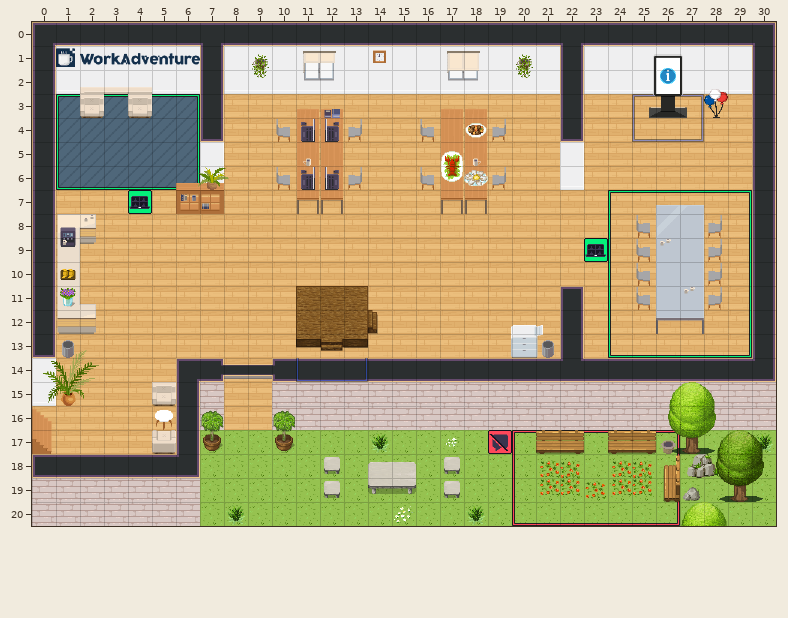
Level history. Tiled map (JSON): office.tmj. Above is the file before it was changed.
Cells are 32x32 px. Shown: x 0..30, y 0..20.
Now the later version:
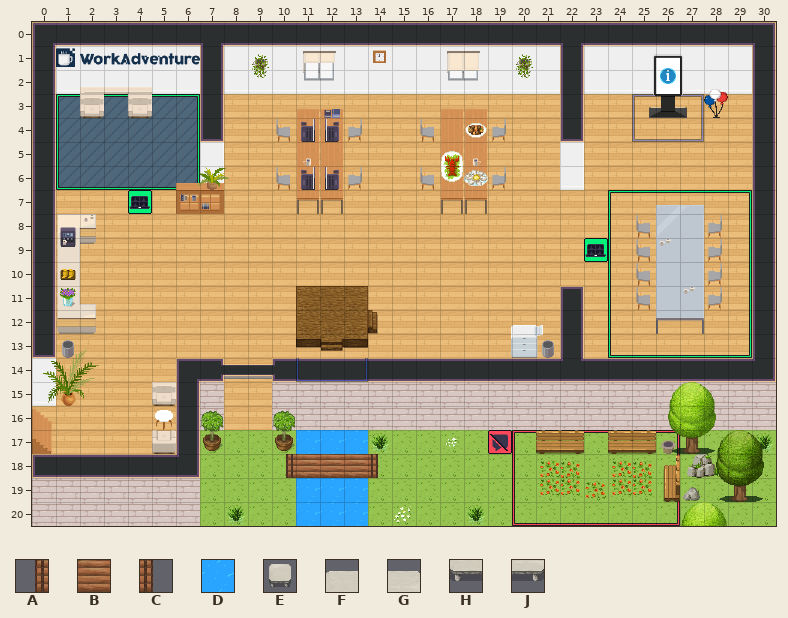
Key: from "WA_Exterior": A 732, B 733, C 734, D 743; from "WA_Seats": E 150; from "WA_Tables": F 177, G 178, H 187, J 188.
_ is an empty cell.
Tiles replaced or removed in this view: E, F, G, H, J.
Difference:
Changed rows in their new state; . is an unchanged cell.
Layer "floor/floor2":
first column x 10:
17 .DDD.
18 ABBBC
19 .DDD.
20 .DDD.
Layer "furniture/furniture2":
first column x 12:
18 _.__._
19 _.__._
Pixel boxes of the changes (left, top, right, bottom) in both pictures:
changed: (286, 430, 416, 526)
removed: (444, 457, 460, 498)
